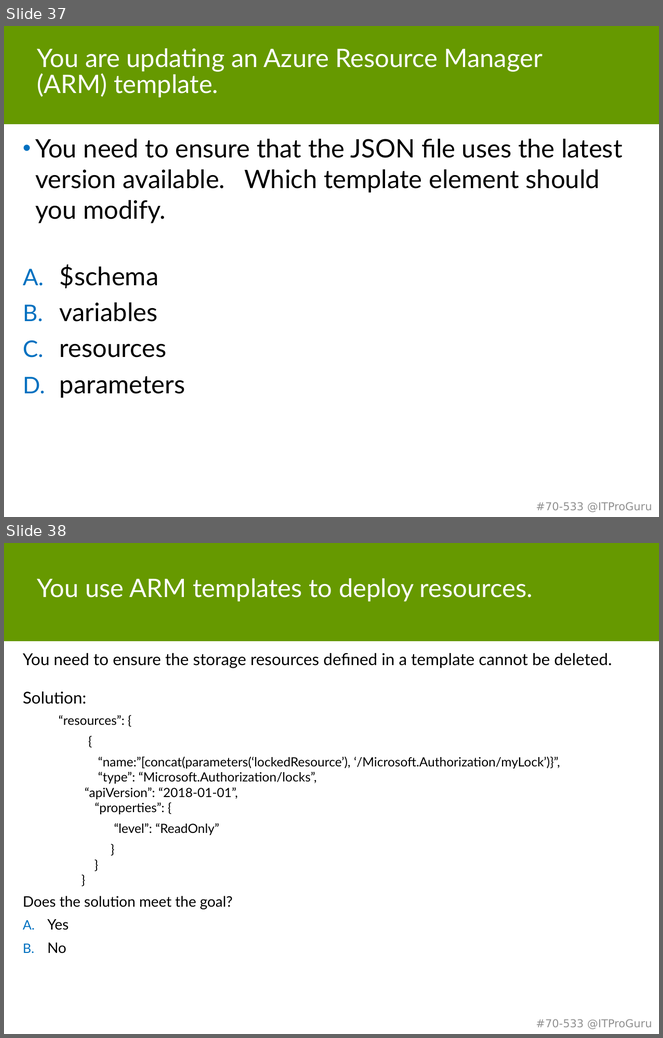
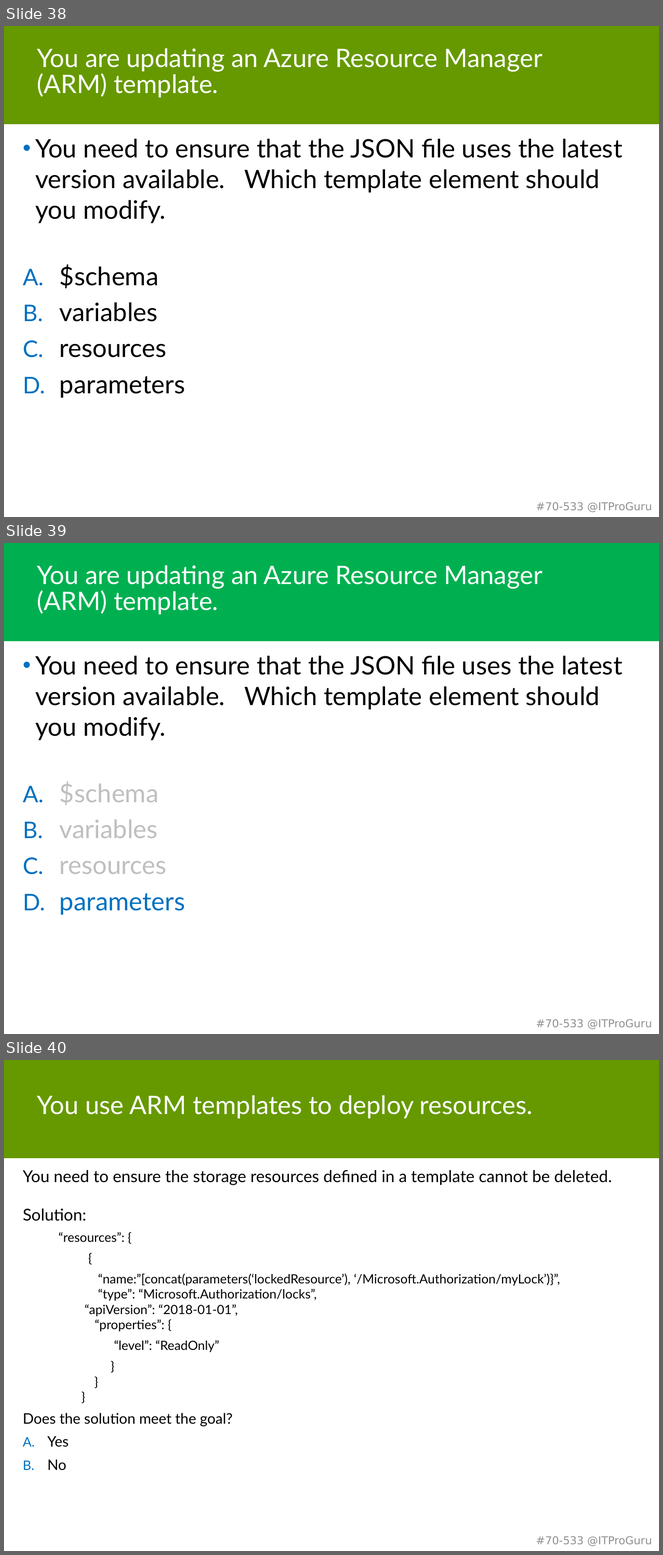
Before and after one commit to guruskill/70-533, a slide deck: 70-533-05-ARMTemplates.pptx. Shown one above the other, each under a label of ours: slides 37 and 38 before the commit, slides 38, 39 and 40 after it. The pictures are 663x1038 and 663x1555 pixels, drawn with LibreOffice and Linux fonts; fonts in the diff are those of the drawing. Boxes give left, top, right and bottom in pixels: in the first picture for what was removed or moved away, otherwise in the second. Text is boxed around its words. In the diff, an @@ line names an element or a change of style, - is before the commit and + after.

Commit message:
Arm Template Updates

```diff
--- a/70-533-05-ARMTemplates.pptx
+++ b/70-533-05-ARMTemplates.pptx
@@ slide 39 added at (4,543,659,1034), background #FFFFFF; not listed: 2 template elements that a slide beside it also shows @@
@@ rectangle added at (4,543,659,641), fill #00B050 @@
@@ title added at (37,565,543,615), 28 pt, text #FFFFFF @@
+You are updating an Azure Resource Manager (ARM) template.
@@ text added at (35,656,623,915), 28 pt, text #000000 @@
+• You need to ensure that the JSON file uses the latest version available. Which template element should you modify.
+A. $schema
+B. variables
+C. resources
+D. parameters
@@ what was slide 37 is now slide 38 @@
@@ what was slide 38 is now slide 40 @@
```
Also in this commit, not shown: 10 slides changed, 4 other slides added, 2 slides removed.
